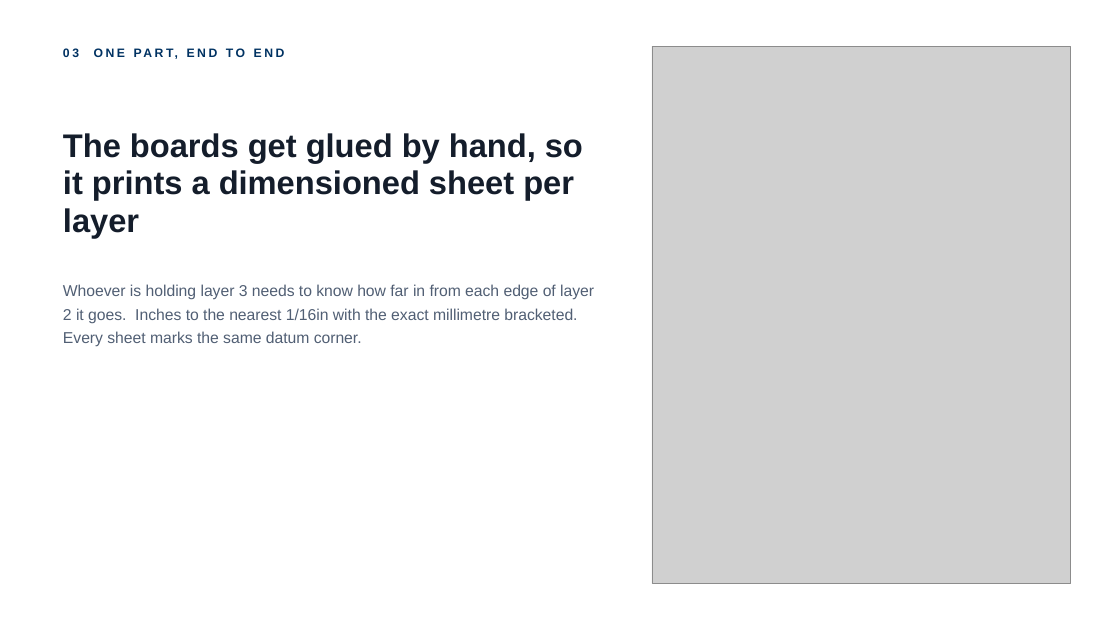
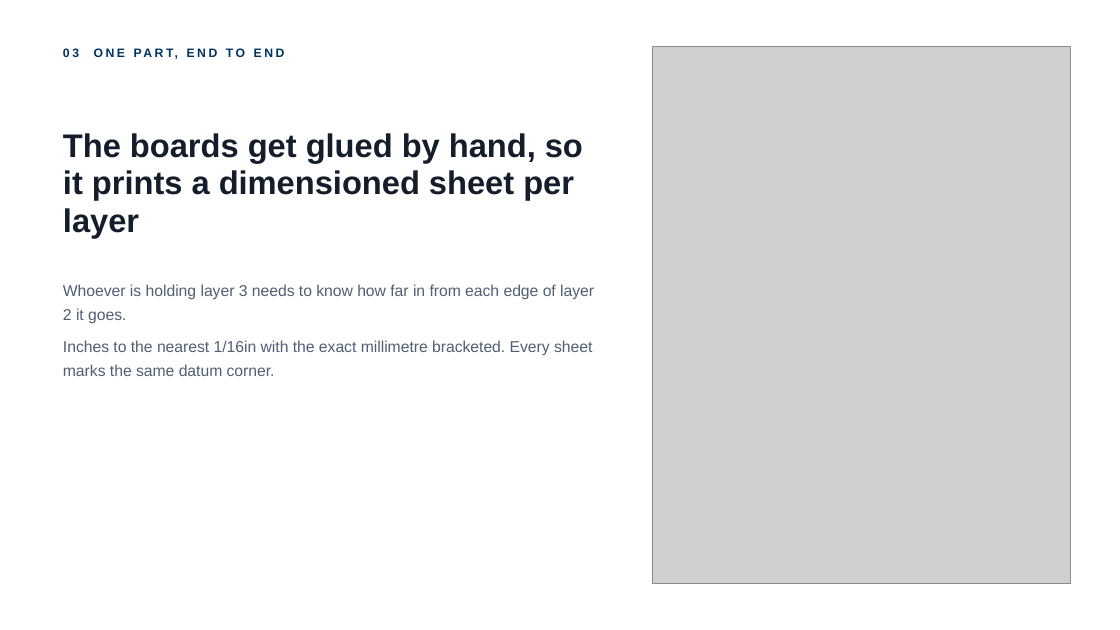
Before and after one commit to Jinxiewinx/feb-composites-applications, a slide deck: slide 12 of 06 Pitch/sn6-app-deck.pptx. Drawn at 1120x630 pixels with LibreOffice and Linux fonts; fonts in the diff are those of the drawing; grey boxes stand for pictures. Boxes give left, top, right and bottom in pixels: in the first picture for what was removed or moved away, otherwise in the second. Text is boxed around its words. In the diff, an @@ line names an element or a change of style, - is before the commit and + after.

```diff
--- a/06 Pitch/sn6-app-deck.pptx
+++ b/06 Pitch/sn6-app-deck.pptx
@@ text at box(63, 284, 594, 376): text changed @@
-Whoever is holding layer 3 needs to know how far in from each edge of layer 2 it goes. Inches to the nearest 1/16in with the exact millimetre bracketed. Every sheet marks the same datum corner.
+Whoever is holding layer 3 needs to know how far in from each edge of layer 2 it goes.
+Inches to the nearest 1/16in with the exact millimetre bracketed. Every sheet marks the same datum corner.
```
Also in this commit, not shown: 19 other slides changed, 6 other files.
